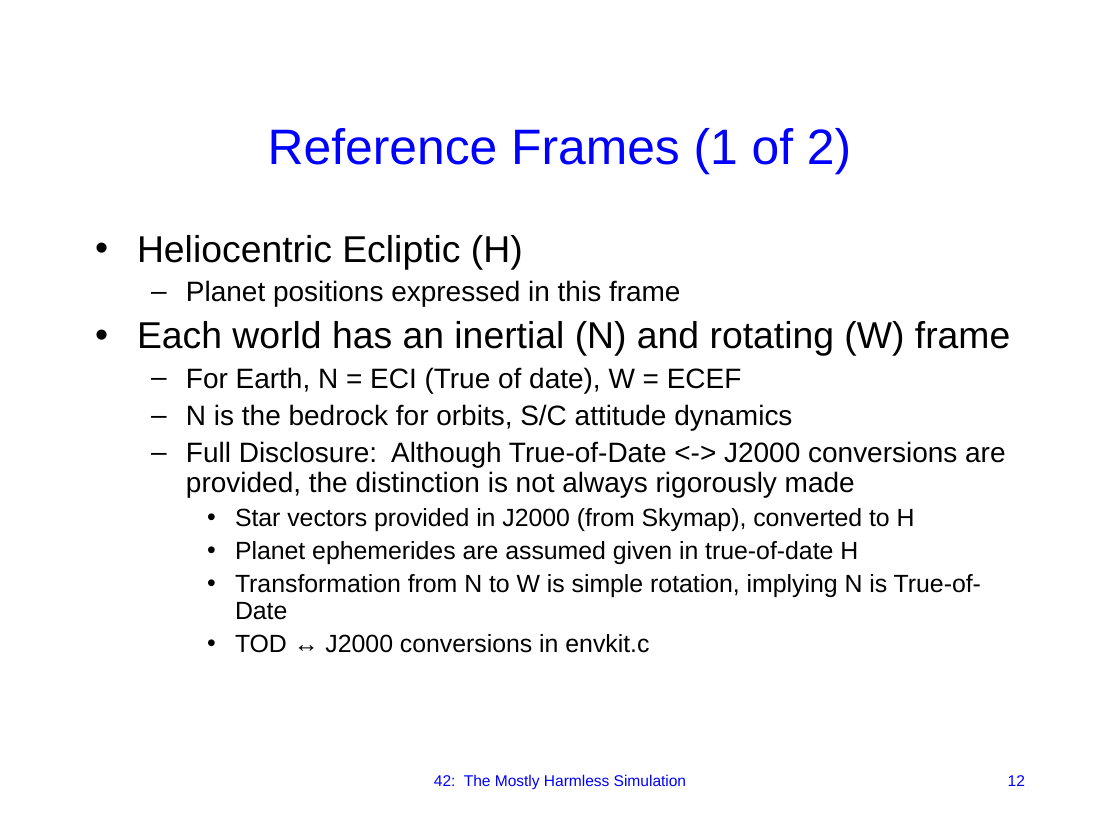
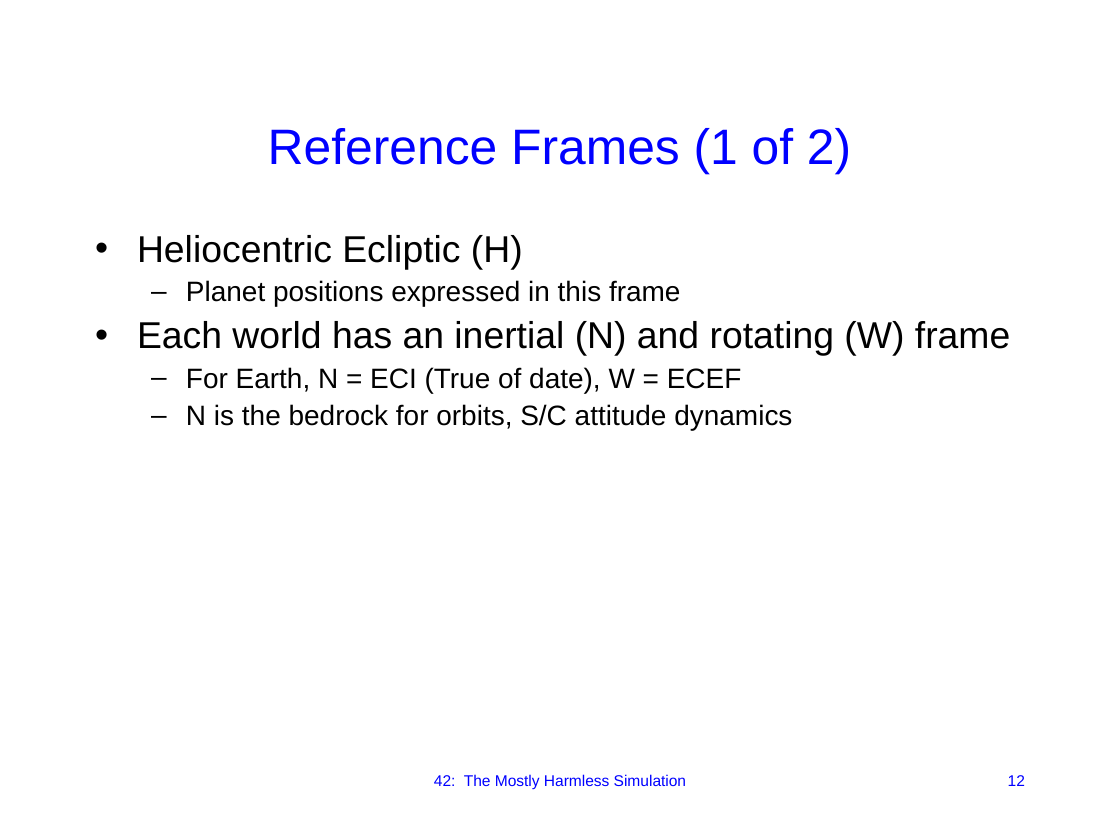
Before and after one commit to ericstoneking/42, a slide deck: slide 12 of Docs/42 Intro to Simulation.odp. Drawn at 1120x840 pixels with LibreOffice and Linux fonts; fonts in the diff are those of the drawing. Boxes give left, top, right and bottom in pixels: in the first picture for what was removed or moved away, otherwise in the second. Text is boxed around its words. In the diff, an @@ line names an element or a change of style, - is before the commit and + after.

```diff
--- a/Docs/42 Intro to Simulation.odp
+++ b/Docs/42 Intro to Simulation.odp
@@ text at (186,441,1005,653): paragraphs removed @@
-  – Full Disclosure: Although True-of-Date <-> J2000 conversions are provided, the distinction is not always rigorously made
-    • Star vectors provided in J2000 (from Skymap), converted to H
-    • Planet ephemerides are assumed given in true-of-date H
-    • Transformation from N to W is simple rotation, implying N is True-of-Date
-    • TOD ↔ J2000 conversions in envkit.c
```
Also in this commit, not shown: 30 other files.
